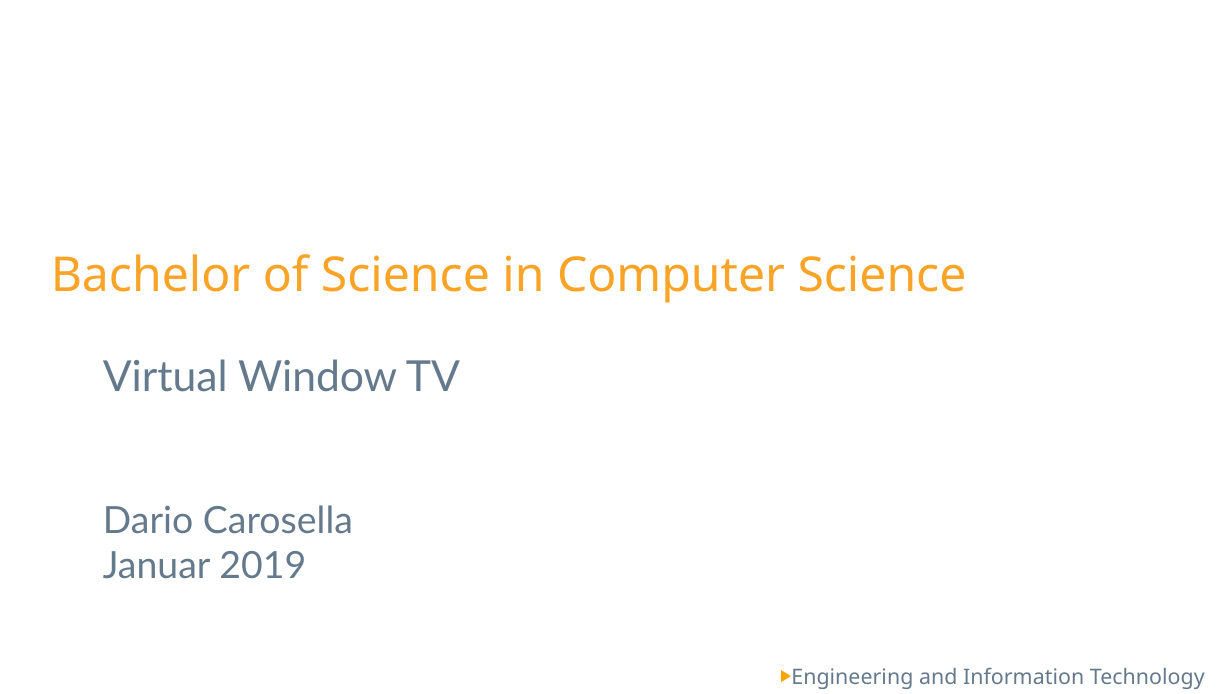
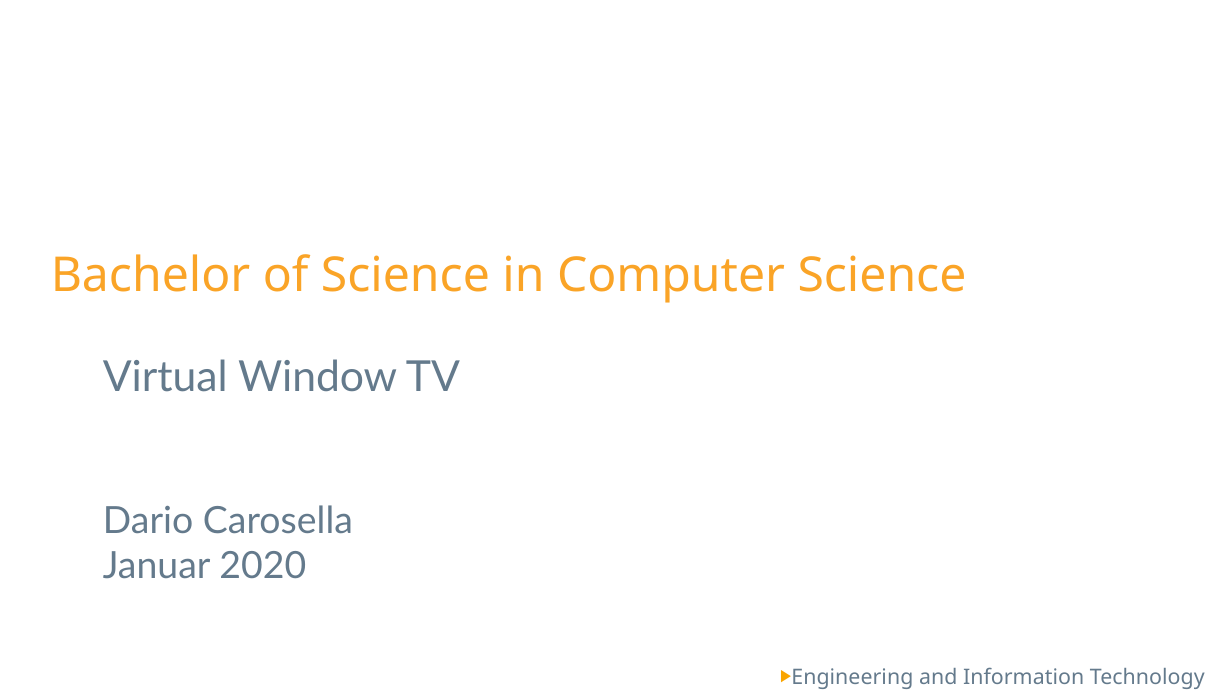
Before and after one commit to joeggu/Bachelorthesis, a slide deck: slide 1 of movie/Vorlage_Vor+Abspann.pptx. Drawn at 1232x694 pixels with LibreOffice and Linux fonts; fonts in the diff are those of the drawing; background and template pictures are left out. Boxes give left, top, right and bottom in pixels: in the first picture for what was removed or moved away, otherwise in the second. Text is boxed around its words. In the diff, an @@ line names an element or a change of style, - is before the commit and + after.

Commit message:
add presentation

```diff
--- a/movie/Vorlage_Vor+Abspann.pptx
+++ b/movie/Vorlage_Vor+Abspann.pptx
@@ title at (103,359,460,579): text changed @@
-Virtual Window TV
-Dario Carosella
-Januar 2019
+Virtual Window TV
+Dario Carosella
+Januar 2020
```
Also in this commit, not shown: 5 other files.
